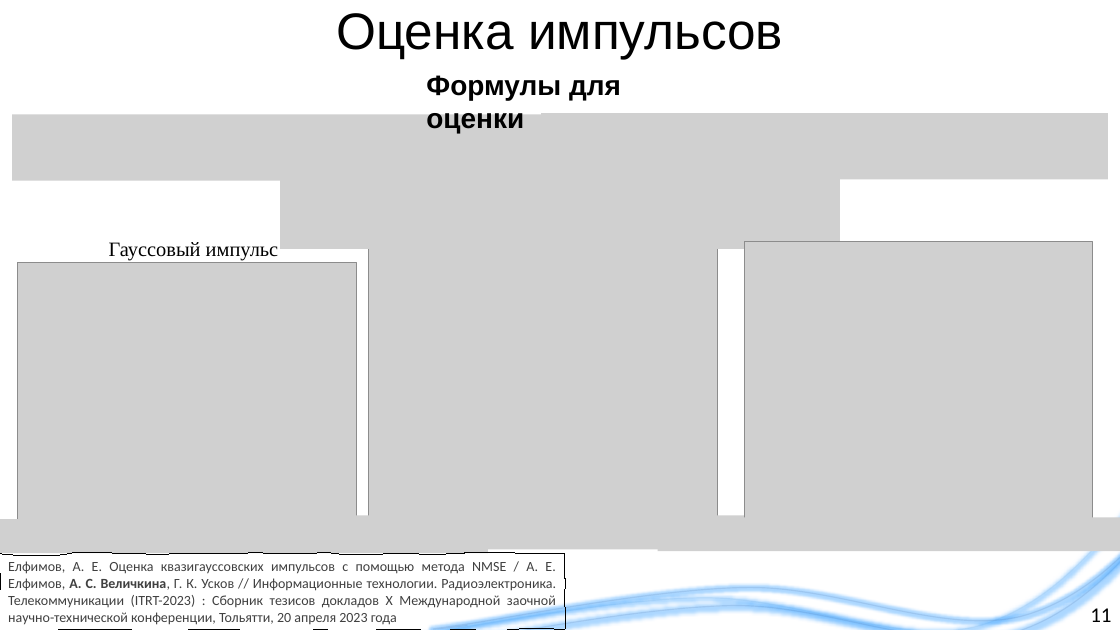
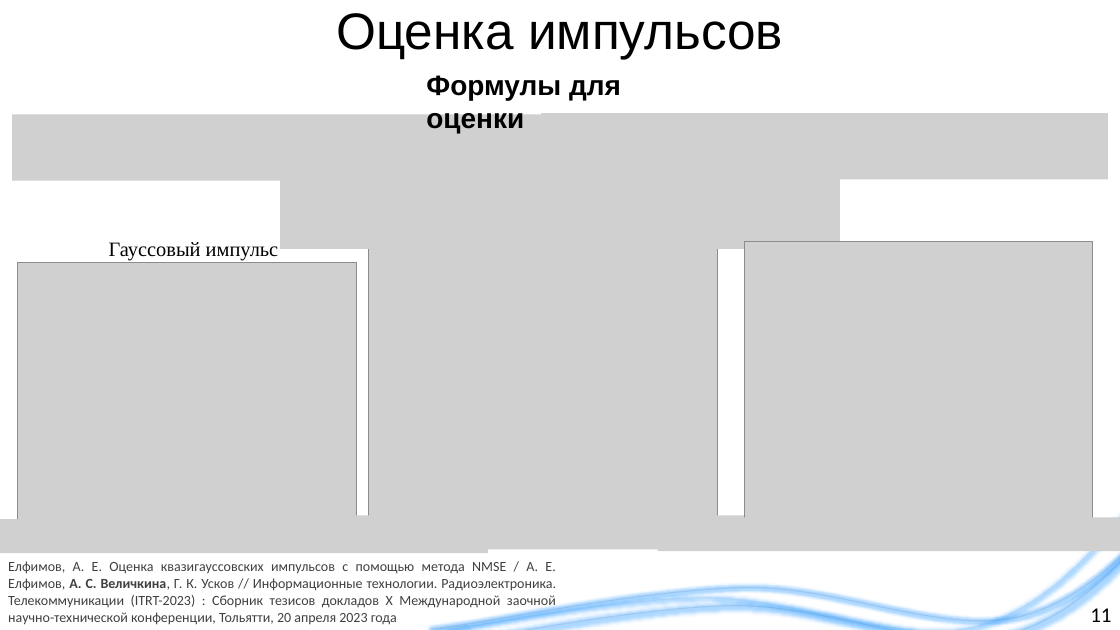
Before and after one commit to liveinscarlet/Study, a slide deck: slide 11 of Диссертация и предзащита/Презентация для предзащиты.pptx. Drawn at 1120x630 pixels with LibreOffice and Linux fonts; fonts in the diff are those of the drawing; grey boxes stand for pictures; background and template pictures are left out. Boxes give left, top, right and bottom in pixels: in the first picture for what was removed or moved away, otherwise in the second. Text is boxed around its words. In the diff, an @@ line names an element or a change of style, - is before the commit and + after.

```diff
--- a/Диссертация и предзащита/Презентация для предзащиты.pptx
+++ b/Диссертация и предзащита/Презентация для предзащиты.pptx
@@ freeform shape removed at [0,554,565,630] @@
-Елфимов, А. Е. Оценка квазигауссовских импульсов с помощью метода NMSE / А. Е. Елфимов, А. С. Величкина, Г. К. Усков // Информационные технологии. Радиоэлектроника. Телекоммуникации (ITRT-2023) : Сборник тезисов докладов X Международной заочной научно-технической конференции, Тольятти, 20 апреля 2023 года
@@ free added at [0,554,565,630], 12 pt, text #404040 @@
+Елфимов, А. Е. Оценка квазигауссовских импульсов с помощью метода NMSE / А. Е. Елфимов, А. С. Величкина, Г. К. Усков // Информационные технологии. Радиоэлектроника. Телекоммуникации (ITRT-2023) : Сборник тезисов докладов X Международной заочной научно-технической конференции, Тольятти, 20 апреля 2023 года
```
Also in this commit, not shown: 4 other slides changed, 1 other file.
